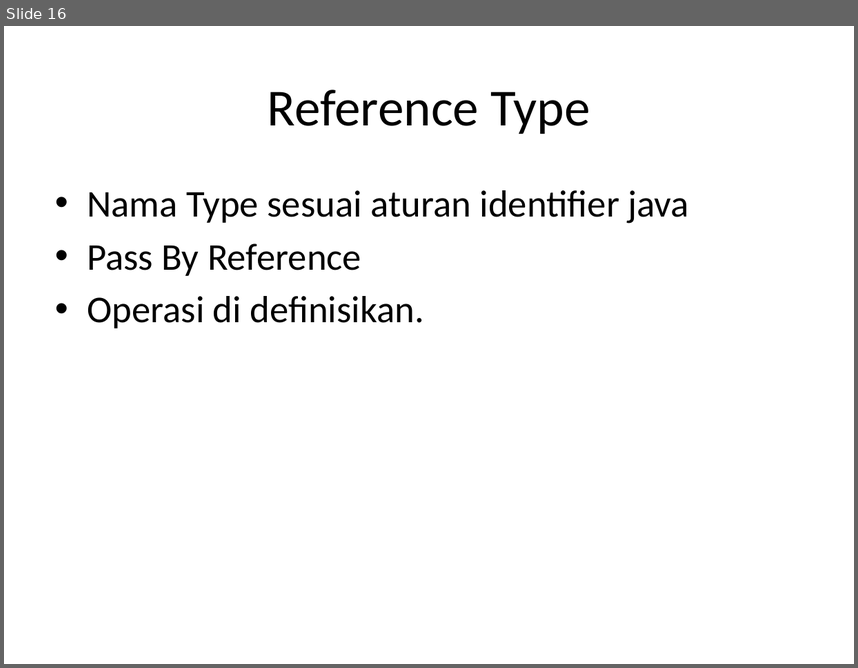
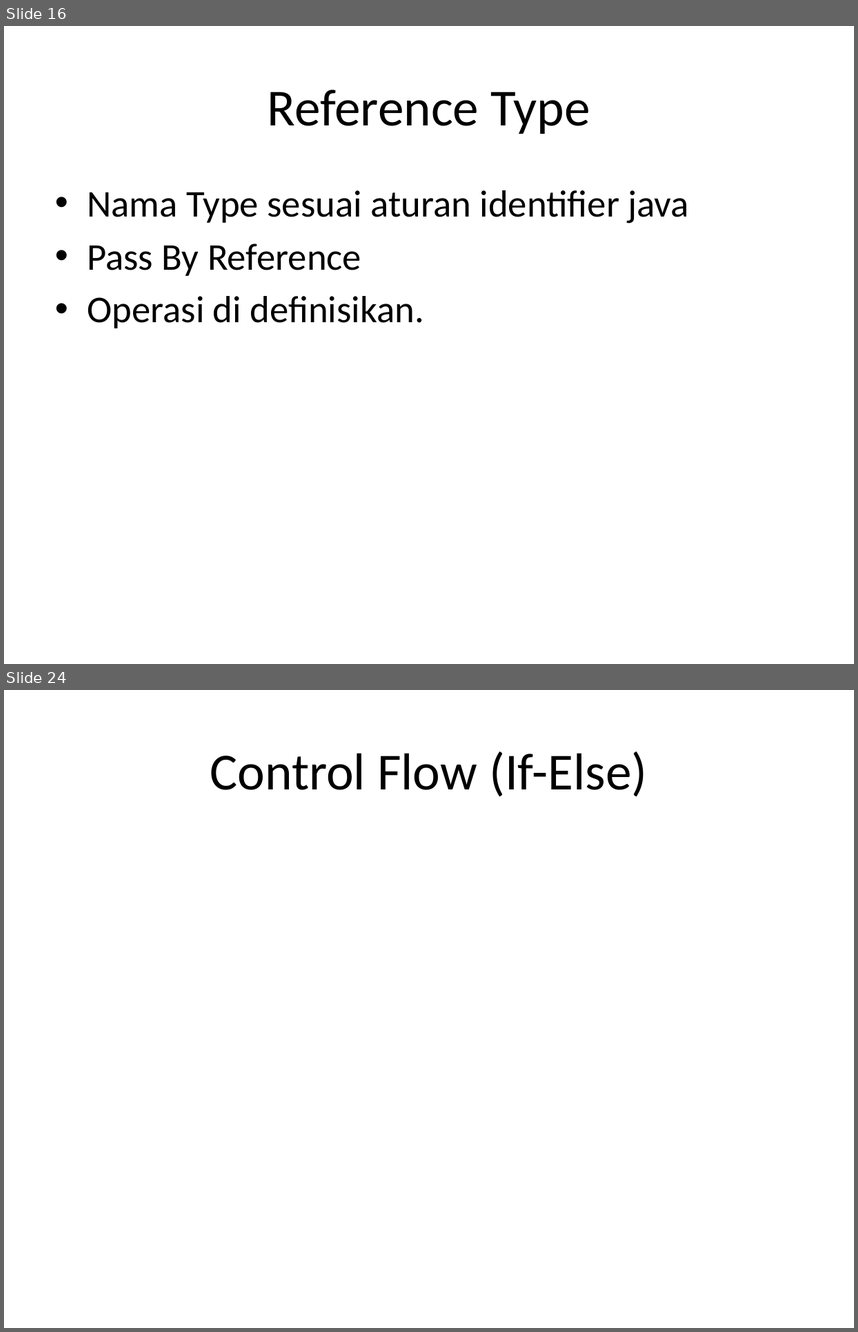
Before and after one commit to milhcbt/oot-aide, a slide deck: src/main/resources/Dasar-Dasar Pemograman Java.pptx. Shown one above the other, each under a label of ours: slide 16 before the commit, slides 16 and 24 after it; the slides between them are not shown. The pictures are 858x668 and 858x1332 pixels, drawn with LibreOffice and Linux fonts; fonts in the diff are those of the drawing. Boxes give left, top, right and bottom in pixels: in the first picture for what was removed or moved away, otherwise in the second. Text is boxed around its words. In the diff, an @@ line names an element or a change of style, - is before the commit and + after.

```diff
--- a/src/main/resources/Dasar-Dasar Pemograman Java.pptx
+++ b/src/main/resources/Dasar-Dasar Pemograman Java.pptx
@@ slide 24 added at (4,690,854,1328), background #FFFFFF @@
@@ title added at (210,751,647,797), 44 pt, text #000000 @@
+Control Flow (If-Else)
```
Also in this commit, not shown: 8 slides changed, 1 other file.
